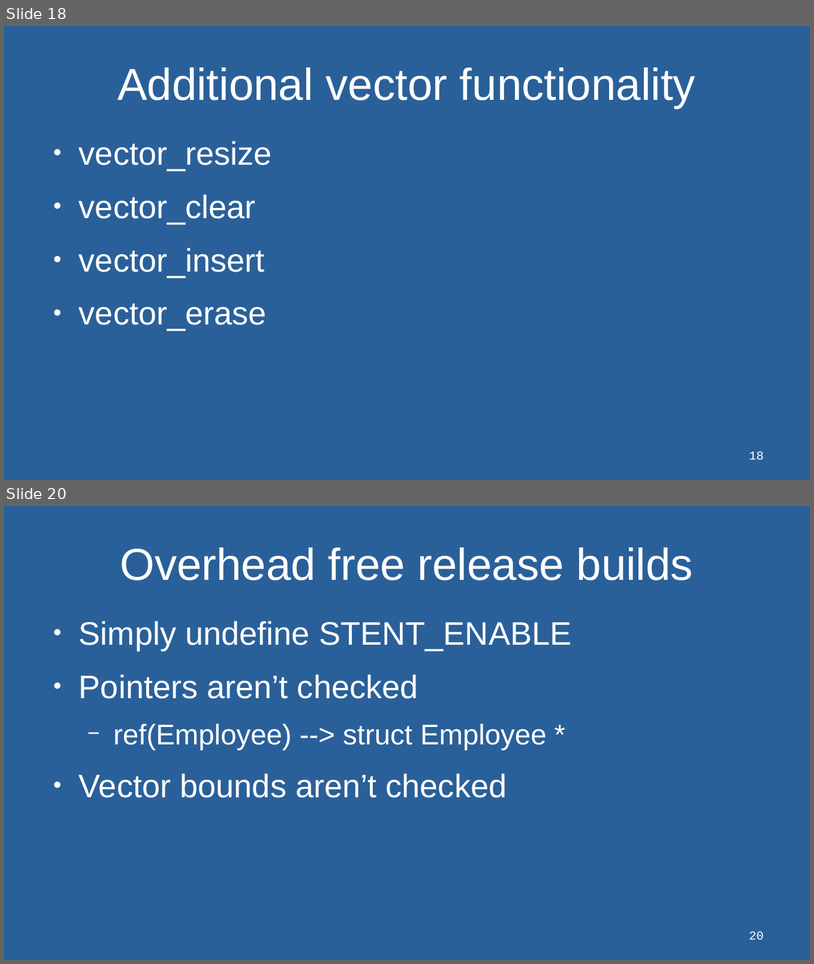
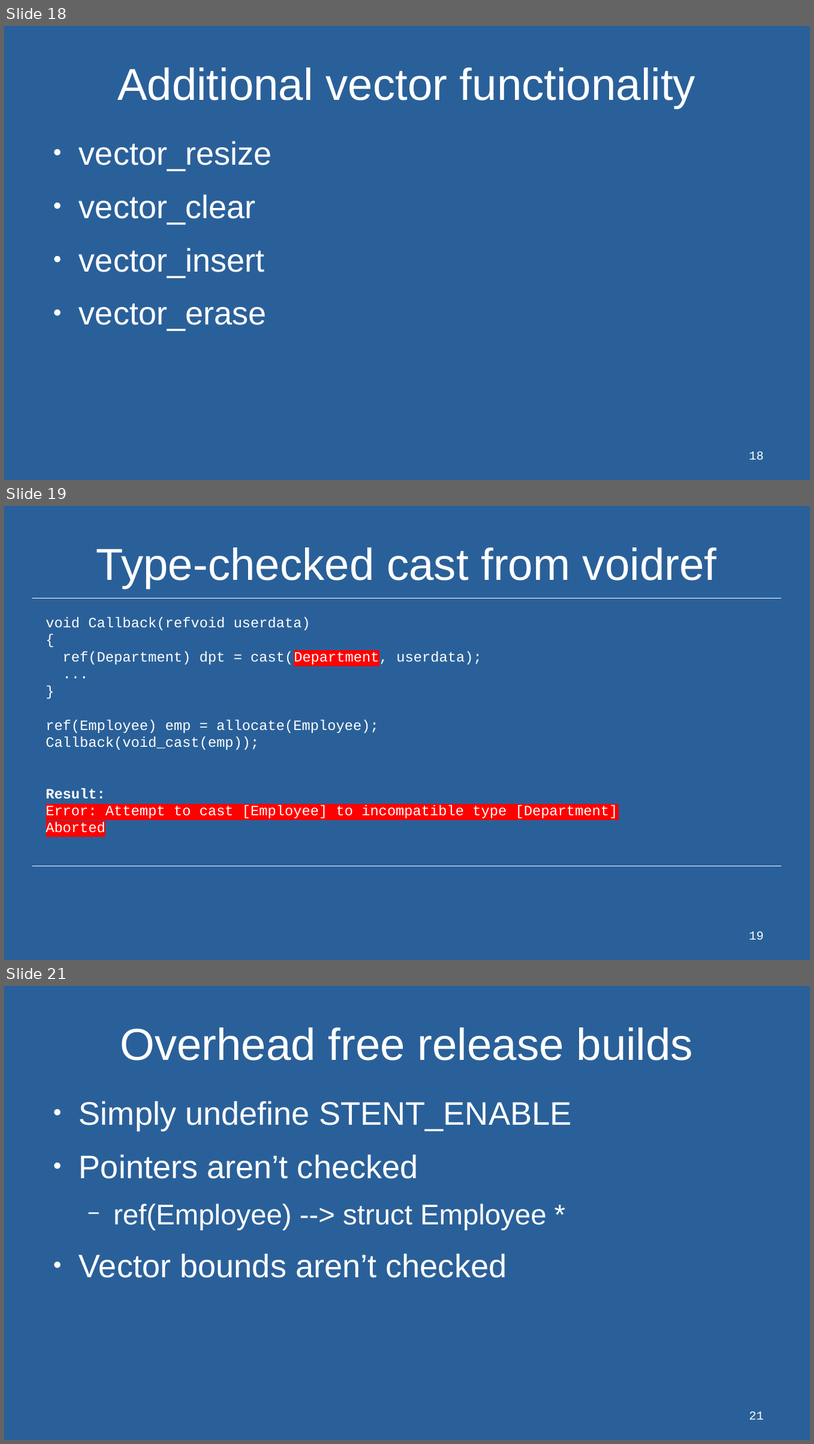
Before and after one commit to osen/stent, a slide deck: doc/libstent-2020.odp. Shown one above the other, each under a label of ours: slides 18 and 20 before the commit, slides 18, 19 and 21 after it; the slides between them are not shown. The pictures are 814x964 and 814x1444 pixels, drawn with LibreOffice and Linux fonts; fonts in the diff are those of the drawing; background and template pictures are left out. Boxes give left, top, right and bottom in pixels: in the first picture for what was removed or moved away, otherwise in the second. Text is boxed around its words. In the diff, an @@ line names an element or a change of style, - is before the commit and + after.

Commit message:
Added slide on type-checked casting from void.

```diff
--- a/doc/libstent-2020.odp
+++ b/doc/libstent-2020.odp
@@ slide 19 added at (4, 506, 810, 960), background #2A6099; not listed: 1 template element that a slide beside it also shows @@
@@ title added at (96, 547, 717, 588), 44 pt, text #FFFFFF @@
+Type-checked cast from voidref
@@ line added from (33, 598) to (782, 598), #FFFFFF 0 pt @@
@@ text added at (46, 617, 618, 837), 14 pt, text #FFFFFF @@
+void Callback(refvoid userdata)
+{
+ref(Department) dpt = cast(Department, userdata);
+...
+}
+ref(Employee) emp = allocate(Employee);
+Callback(void_cast(emp));
+Result:
+Error: Attempt to cast [Employee] to incompatible type [Department]
+Aborted
@@ line added from (33, 866) to (782, 866), #FFFFFF 0 pt @@
@@ what was slide 20 is now slide 21 @@
@@ page number at (749, 1411, 764, 1419): text changed @@
-20
+21
```
Also in this commit, not shown: 2 slides changed, 1 other file.
